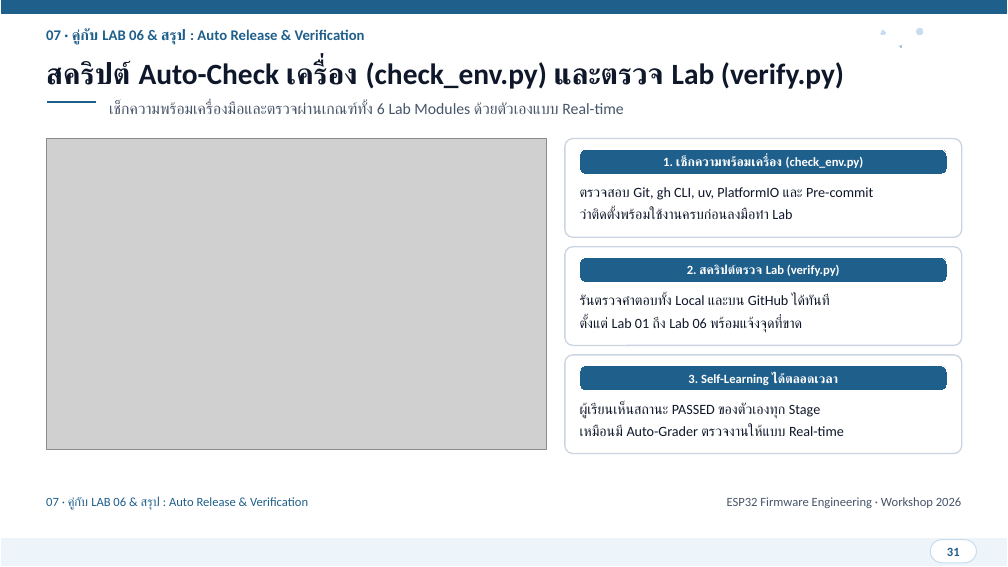
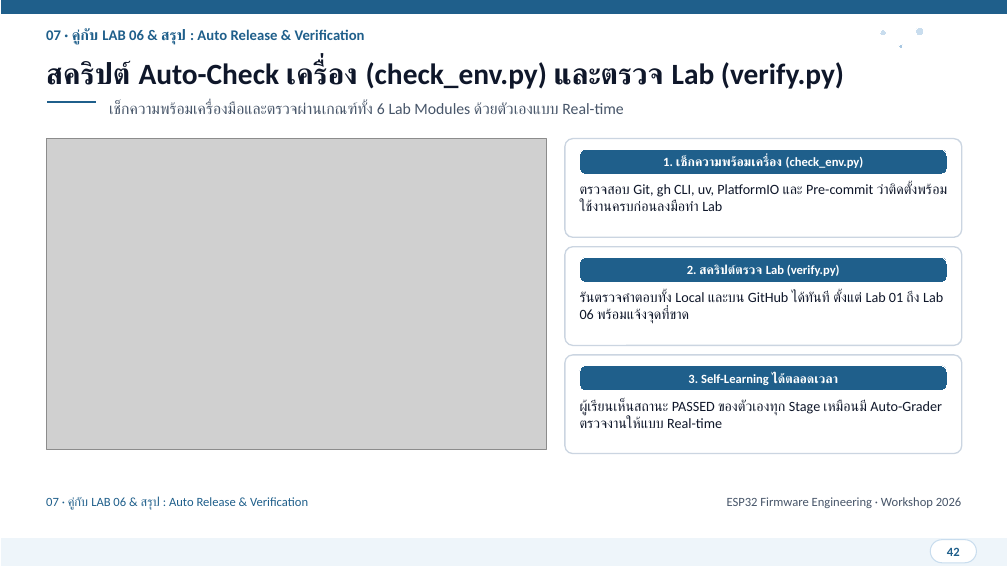
Before and after one commit to FreshmanMentor/git-practice, a slide deck: slide 42 of presentation/ESP32_Git_CICD_Workshop.pptx (slide 31 before the commit). Drawn at 1008x567 pixels with LibreOffice and Linux fonts; fonts in the diff are those of the drawing; grey boxes stand for pictures. Boxes give left, top, right and bottom in pixels: in the first picture for what was removed or moved away, otherwise in the second. Text is boxed around its words. In the diff, an @@ line names an element or a change of style, - is before the commit and + after.

```diff
--- a/presentation/ESP32_Git_CICD_Workshop.pptx
+++ b/presentation/ESP32_Git_CICD_Workshop.pptx
@@ text at [580,183,948,211]: text changed @@
-ตรวจสอบ Git, gh CLI, uv, PlatformIO และ Pre-commit
-ว่าติดตั้งพร้อมใช้งานครบก่อนลงมือทำ Lab
+ตรวจสอบ Git, gh CLI, uv, PlatformIO และ Pre-commit ว่าติดตั้งพร้อมใช้งานครบก่อนลงมือทำ Lab
@@ text at [580,291,943,324]: text changed @@
-รันตรวจคำตอบทั้ง Local และบน GitHub ได้ทันที
-ตั้งแต่ Lab 01 ถึง Lab 06 พร้อมแจ้งจุดที่ขาด
+รันตรวจคำตอบทั้ง Local และบน GitHub ได้ทันที ตั้งแต่ Lab 01 ถึง Lab 06 พร้อมแจ้งจุดที่ขาด
@@ text at [580,399,942,428]: text changed @@
-ผู้เรียนเห็นสถานะ PASSED ของตัวเองทุก Stage
-เหมือนมี Auto-Grader ตรวจงานให้แบบ Real-time
+ผู้เรียนเห็นสถานะ PASSED ของตัวเองทุก Stage เหมือนมี Auto-Grader ตรวจงานให้แบบ Real-time
@@ text at [947,547,960,556]: text changed @@
-31
+42
```
Also in this commit, not shown: 27 other slides changed, 11 slides added, 1 other file.
